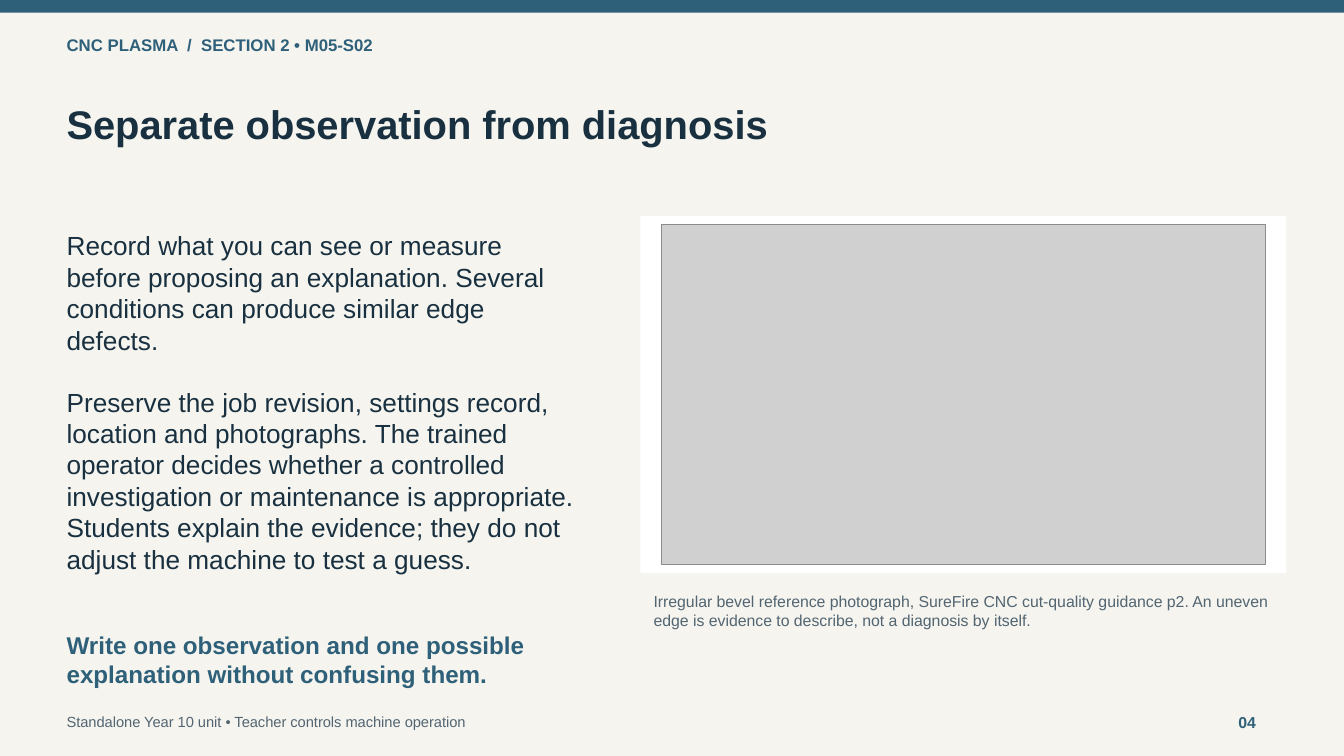
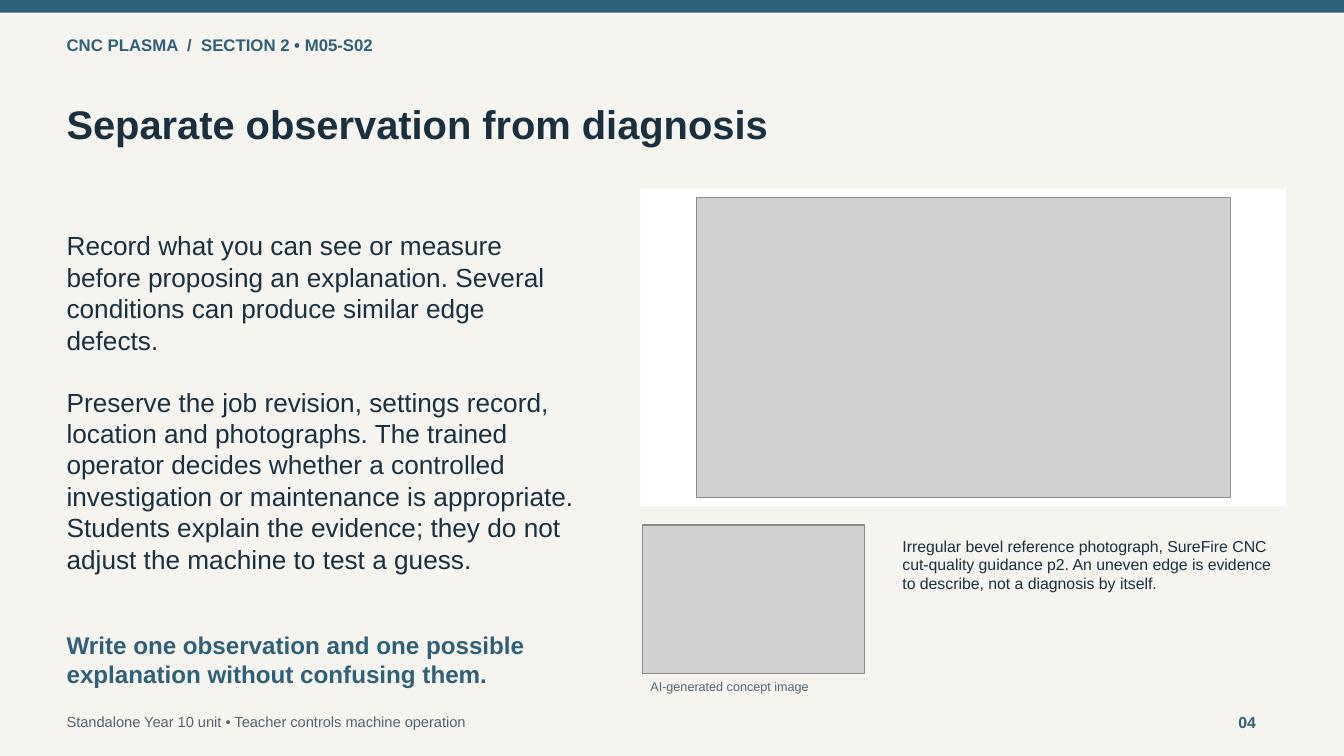
Before and after one commit to stevencowell/Main-Page, a slide deck: slide 4 of CNC-Plasma/assets/downloads/module-05-classroom.pptx. Drawn at 1344x756 pixels with LibreOffice and Linux fonts; fonts in the diff are those of the drawing; grey boxes stand for pictures. Boxes give left, top, right and bottom in pixels: in the first picture for what was removed or moved away, otherwise in the second. Text is boxed around its words. In the diff, an @@ line names an element or a change of style, - is before the commit and + after.

Commit message:
Add slide-specific images to CNC Plasma classroom PowerPoints

```diff
--- a/CNC-Plasma/assets/downloads/module-05-classroom.pptx
+++ b/CNC-Plasma/assets/downloads/module-05-classroom.pptx
@@ rectangle: place and size @@
-rectangle at box(640, 217, 1287, 574)
+rectangle at box(640, 190, 1287, 507)
@@ picture: place and size @@
-picture at box(661, 225, 1266, 566)
+picture at box(697, 198, 1230, 498)
@@ picture added at box(642, 525, 864, 674) @@
@@ text "Irregular bevel reference photograph, SureFire ...": place and size @@
-text "Irregular bevel reference photograph, SureFire ..." at box(654, 595, 1268, 630)
+text "Irregular bevel reference photograph, SureFire ..." at box(902, 540, 1271, 593)
@@ text "Irregular bevel reference photograph, SureFire ..." at box(902, 540, 1271, 593): text colour #526571 to #18303F @@
@@ text added at box(650, 682, 808, 694), 9 pt, text #526571 @@
+AI-generated concept image
```
Also in this commit, not shown: 7 other slides changed, 4 other files.
